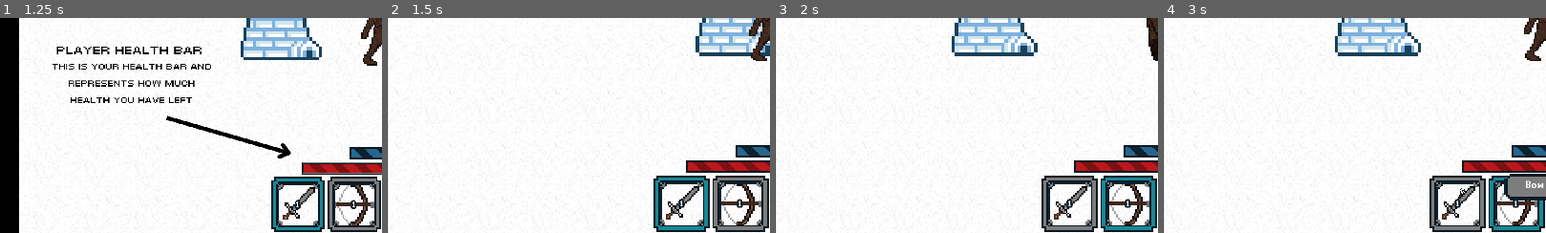
Above: before the commit, frames 1-4 (left to right).
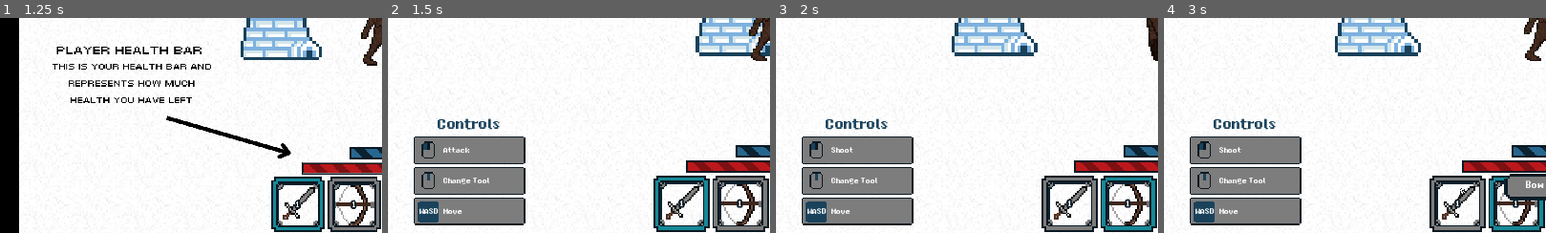
Above: after the commit, the same moments.

Repository: jharroff/CS3-CapstoneProject
Game: Godot game, scene res://startscreen/start_screen.tscn
The game is run twice, just before and just after one commit, with the same random seed, the same clock (stepped at 60 frames per second) and the same inputs.
Inputs (mouse positions are % of the whole screen's width and height, from its top left):
- Up to frame 1 (1.25 s): click "Start Game" at 0.5 s
- Up to frame 2 (1.5 s): tap Enter at 1.25 s; move the mouse to (72, 45) at 1.27 s; hold D (move_right) from 1.28 s (still down); click (72, 45) at 1.35 s
- Up to frame 3 (2 s): keep holding D (move_right); tap Mouse wheel down (scrollDown) at 1.55 s
- Up to frame 4 (3 s): release D (move_right) at 2 s; click "1" at 2 s; click "1" at 2.75 s
The pictures show only the part of the screen within x 0-50%, y 47-97%; the shares and areas given below are measured in that part.

Frame 1 is identical in both runs. In frame 2, 12% of the frame differs, in the area x 6-36%, y 46-97%; in frame 3, 12%; in frame 4, 12%.

Commit message:
Control visuals (#116)
* Fixed cursor selections, started on control frame

* Second iteration of control visuals

* Fix merge issues

---------

Co-authored-by: GingerEdition <185860158+GingerEdition22@users.noreply.github.com>

Diff:
--- /dev/null
+++ b/ControlVisuals/WASD.gd
@@ -0,0 +1,6 @@
+extends TextureRect
+
+
+# Called when the node enters the scene tree for the first time.
+func _ready() -> void:
+	$Label.text = "Move"
--- /dev/null
+++ b/ControlVisuals/control_visual_btn.tscn
@@ -0,0 +1,24 @@
+[gd_scene load_steps=3 format=3 uid="uid://dql18t1pgs7lo"]
+
+[ext_resource type="Texture2D" uid="uid://qo0n2dt6d50i" path="res://ControlVisuals/LeftClick.png" id="1_07rg2"]
+[ext_resource type="FontFile" uid="uid://c32arsggg4kna" path="res://startscreen/Nihonium113.ttf" id="4_8au82"]
+
+[node name="ControlVisualBtn" type="TextureRect"]
+offset_right = 84.0
+offset_bottom = 21.0
+scale = Vector2(2, 2)
+size_flags_horizontal = 4
+texture = ExtResource("1_07rg2")
+
+[node name="Label" type="Label" parent="."]
+texture_filter = 1
+layout_mode = 1
+anchors_preset = -1
+anchor_left = 0.264
+anchor_right = 1.0
+anchor_bottom = 1.0
+grow_horizontal = 2
+grow_vertical = 2
+theme_override_fonts/font = ExtResource("4_8au82")
+theme_override_font_sizes/font_size = 16
+vertical_alignment = 1
--- /dev/null
+++ b/ControlVisuals/leftClickControl.gd
@@ -0,0 +1,16 @@
+extends TextureRect
+
+var _tool = ""
+
+func _ready():
+	input.UI_Mouse.connect(_showUIMessage)
+	setTool(global.player.getMode())
+func setTool(_tool:String):
+	if len(_tool)>1:
+		_tool = utils.toolsJSON[_tool]["verb"]
+		$Label.text = _tool
+func _showUIMessage(_value:bool):
+	if _value:
+		$Label.text = "Click"
+	else:
+		$Label.text = _tool
--- /dev/null
+++ b/ControlVisuals/scroll.gd
@@ -0,0 +1,6 @@
+extends TextureRect
+
+
+# Called when the node enters the scene tree for the first time.
+func _ready() -> void:
+	$Label.text = "Change Tool"
--- a/Player/Player.gd
+++ b/Player/Player.gd
@@ -6,6 +6,7 @@
 signal mainInteract
 signal buildMenu
 signal damage
+signal toolChanged(_tool)
 @onready var _healthChangeScene = preload("res://inventory/health_change.tscn") # The health change animation scene
 @onready var _attackScene = preload("res://gameplayReferences/combat/attack.tscn")
 @onready var _hotbarScene = preload("res://Hotbar/hotbar.tscn")
@@ -52,6 +53,7 @@
 	_hotbar.set_active_tool(_toolList[_modeInt]) # Sets the selected hotbar item
 	mainInteract.connect(global.world.UIParent.get_node("CenterHUD/ToolCooldown").start)
 	damage.connect(global.world.UIParent.get_node("DamageWarning").play) # Connects the signal to the damage warning animation
+	toolChanged.connect(global.world.UIParent.get_node("ControlVisuals/LeftClick").setTool)
 	input.leftClick.connect(func(): mainInteract.emit())
 	input.scrollUp.connect(func(): cycleMode(-1))
 	input.scrollDown.connect(func(): cycleMode(1))
@@ -155,6 +157,7 @@
 	var _endingMode = _mode # The outgoing mode
 	_modeInt = (_modeInt+direction)%len(_toolList)
 	_mode = _toolList[_modeInt]
+	toolChanged.emit(_mode)
 	_hotbar.set_active_tool(_toolList[_modeInt]) # Sets the selected hotbar item
 	_checkSignalTool(_endingMode,"scrollEnd") # Checks the current tool for the scrollEnd signal trigger
 	_checkSignalTool(_mode,"scrollStart") # Checks the current tool for the scrollStart signal trigger
@@ -162,6 +165,7 @@
 	var _endingMode = _mode # The outgoing mode
 	_modeInt = _getToolInt(_newMode)
 	_mode = _toolList[_modeInt]
+	toolChanged.emit(_mode)
 	_hotbar.set_active_tool(_toolList[_modeInt])
 	_checkSignalTool(_endingMode,"scrollEnd")
 	_checkSignalTool(_mode,"scrollStart")
--- a/Viewport/uiParent.tscn
+++ b/Viewport/uiParent.tscn
@@ -1,18 +1,24 @@
-[gd_scene load_steps=14 format=3 uid="uid://djwwygdbkecpf"]
+[gd_scene load_steps=20 format=3 uid="uid://djwwygdbkecpf"]
 
 [ext_resource type="Script" path="res://Viewport/ui_parent.gd" id="1_vomrg"]
 [ext_resource type="PackedScene" uid="uid://dfrt33c1gjcjo" path="res://inventory/buildMenu/buildMenu.tscn" id="2_nsqpp"]
 [ext_resource type="PackedScene" uid="uid://4an7svyd3c01" path="res://inventory/craftingMenu/craftingMenu.tscn" id="3_3xali"]
 [ext_resource type="Script" path="res://Viewport/items_changed.gd" id="4_vji0o"]
-[ext_resource type="PackedScene" uid="uid://b1rgl0x6u324p" path="res://ProgressBars/status_bars.tscn" id="5_e6lsy"]
-[ext_resource type="PackedScene" uid="uid://bewwxsy2784v5" path="res://waveSystem/wave_progress.tscn" id="6_gyyec"]
-[ext_resource type="PackedScene" uid="uid://c72cw44vj0oy4" path="res://player_death.tscn" id="7_ix22k"]
+[ext_resource type="PackedScene" path="res://ProgressBars/status_bars.tscn" id="5_e6lsy"]
+[ext_resource type="PackedScene" uid="uid://c1aj2wm7lc6p4" path="res://waveSystem/wave_progress.tscn" id="6_gyyec"]
+[ext_resource type="PackedScene" uid="uid://c1p6m83lo0rwx" path="res://player_death.tscn" id="7_ix22k"]
 [ext_resource type="PackedScene" path="res://damage_warning.tscn" id="8_fceoe"]
 [ext_resource type="Texture2D" uid="uid://cl44wos2rqmek" path="res://inventory/craftingMenu/SmallLabelButtonNormal.png" id="9_j6bof"]
 [ext_resource type="Texture2D" uid="uid://dv2vneirvx0hc" path="res://inventory/craftingMenu/SmallLabelButtonPressed.png" id="10_225i5"]
 [ext_resource type="Texture2D" uid="uid://do6mq6hhldwxt" path="res://inventory/craftingMenu/SmallLabelButtonHover.png" id="11_mr57o"]
 [ext_resource type="FontFile" uid="uid://c32arsggg4kna" path="res://startscreen/Nihonium113.ttf" id="12_u5n0g"]
-[ext_resource type="PackedScene" uid="uid://cmblccoofb4ow" path="res://gameplayReferences/tutorial_controller.tscn" id="13_la144"]
+[ext_resource type="PackedScene" uid="uid://dql18t1pgs7lo" path="res://ControlVisuals/control_visual_btn.tscn" id="13_dnmhj"]
+[ext_resource type="Script" path="res://ControlVisuals/leftClickControl.gd" id="14_wcjky"]
+[ext_resource type="Texture2D" uid="uid://ndsnaouou3nb" path="res://ControlVisuals/WASD.png" id="15_a614q"]
+[ext_resource type="Script" path="res://ControlVisuals/WASD.gd" id="15_eqaj8"]
+[ext_resource type="Texture2D" uid="uid://dv4x04ofgpd74" path="res://ControlVisuals/Scroll.png" id="15_r2a83"]
+[ext_resource type="Script" path="res://ControlVisuals/scroll.gd" id="16_7pyaa"]
+[ext_resource type="PackedScene" path="res://gameplayReferences/tutorial_controller.tscn" id="19_p2qsc"]
 
 [node name="UIParent" type="CanvasLayer"]
 script = ExtResource("1_vomrg")
@@ -81,6 +87,53 @@
 horizontal_alignment = 1
 vertical_alignment = 1
 
-[node name="tutorialController" parent="." instance=ExtResource("13_la144")]
+[node name="ControlVisuals" type="VBoxContainer" parent="."]
+anchors_preset = -1
+anchor_left = 0.034
+anchor_top = 0.955
+anchor_right = 0.034
+anchor_bottom = 0.955
+offset_left = -0.168003
+offset_top = -27.84
+offset_right = 83.832
+offset_bottom = 0.160034
+grow_vertical = 0
+
+[node name="Title" type="Label" parent="ControlVisuals"]
+layout_mode = 2
+theme_override_colors/font_color = Color(0.101961, 0.258824, 0.356863, 1)
+theme_override_fonts/font = ExtResource("12_u5n0g")
+theme_override_font_sizes/font_size = 31
+text = "Controls"
+horizontal_alignment = 1
+
+[node name="LeftClick" parent="ControlVisuals" instance=ExtResource("13_dnmhj")]
+layout_mode = 2
+script = ExtResource("14_wcjky")
+
+[node name="Scroll" parent="ControlVisuals" instance=ExtResource("13_dnmhj")]
+layout_mode = 2
+texture = ExtResource("15_r2a83")
+script = ExtResource("16_7pyaa")
+
+[node name="WASD" parent="ControlVisuals" instance=ExtResource("13_dnmhj")]
+layout_mode = 2
+texture = ExtResource("15_a614q")
+script = ExtResource("15_eqaj8")
+
+[node name="Label2" type="Label" parent="ControlVisuals/WASD"]
+layout_mode = 1
+anchors_preset = -1
+anchor_left = 0.045
+anchor_right = 1.0
+anchor_bottom = 1.0
+grow_horizontal = 2
+grow_vertical = 2
+theme_override_fonts/font = ExtResource("12_u5n0g")
+text = "WASD
+"
+vertical_alignment = 1
+
+[node name="tutorialController" parent="." instance=ExtResource("19_p2qsc")]
 
 [connection signal="pressed" from="skipWaveBttn" to="." method="_on_skip_wave_bttn_button_down"]
--- a/gameplayReferences/enemyTypes.json
+++ b/gameplayReferences/enemyTypes.json
@@ -1,117 +1,124 @@
 {
-	"beaver":{
-		"name":"Beaver",
-		"targetMode":"hybrid",
-		"health":25,
-		"speed":500,
-		"drops":
-			[
-				{
-					"resource":"chipsWood",
-					"minAmount":1,
-					"maxAmount":5,
-					"chance":1
-				}
-			],
-		"attack":{
-			"meleeAttacks":{"basic_beaver":1},
-			"meleeSight":250,
-			"rangedSight":1000
+	"beaver": {
+		"name": "Beaver",
+		"targetMode": "hybrid",
+		"health": 25,
+		"speed": 500,
+		"drops": [
+			{
+				"resource": "chipsWood",
+				"minAmount": 1,
+				"maxAmount": 5,
+				"chance": 1
+			}
+		],
+		"attack": {
+			"meleeAttacks": {
+				"basic_beaver": 1
+			},
+			"meleeSight": 250,
+			"rangedSight": 1000
 		}
 	},
-
-	"polarbear":{
-		"name":"Polar Bear",
-		"targetMode":"baseFocused",
-		"health":30,
-		"speed":60,
-		"drops":[
-				{
-					"resource":"chipsWood",
-					"minAmount":1,
-					"maxAmount":5,
-					"chance":0.7
-				},
-				{
-					"resource":"snowball",
-					"minAmount":2,
-					"maxAmount":7,
-					"chance":1
-				}
-			],
-		"attack":{
-			"meleeAttacks":{"claw":3,"claw_advanced":1}
+	"polarbear": {
+		"name": "Polar Bear",
+		"targetMode": "baseFocused",
+		"health": 30,
+		"speed": 60,
+		"drops": [
+			{
+				"resource": "chipsWood",
+				"minAmount": 1,
+				"maxAmount": 5,
+				"chance": 0.7
+			},
+			{
+				"resource": "snowball",
+				"minAmount": 2,
+				"maxAmount": 7,
+				"chance": 1
+			}
+		],
+		"attack": {
+			"meleeAttacks": {
+				"claw": 3,
+				"claw_advanced": 1
+			}
 		}
 	},
-
 	"wolf": {
-		"name":"Wolf",
-		"targetMode":"hybrid",
-		"health":15,
-		"speed":70,
-		"drops":[
-				{
-					"resource":"chipsWood",
-					"minAmount":1,
-					"maxAmount":5,
-					"chance":1
-				},
-				{
-					"resource":"snowball",
-					"minAmount":1,
-					"maxAmount":5,
-					"chance":0.3
-				}
-			],
-		"attack":{
-			"meleeAttacks":{"bite":1}
+		"name": "Wolf",
+		"targetMode": "hybrid",
+		"health": 15,
+		"speed": 70,
+		"drops": [
+			{
+				"resource": "chipsWood",
+				"minAmount": 1,
+				"maxAmount": 5,
+				"chance": 1
+			},
+			{
+				"resource": "snowball",
+				"minAmount": 1,
+				"maxAmount": 5,
+				"chance": 0.3
+			}
+		],
+		"attack": {
+			"meleeAttacks": {
+				"bite": 1
+			}
 		}
 	},
-
 	"penguin": {
-		"name":"Bionic Eye Penguin",
-		"targetMode":"playerFocused",
-		"health":8,
-		"speed":150,
-		"drops":[
-				{
-					"resource":"chipsWood",
-					"minAmount":1,
-					"maxAmount":5,
-					"chance":0.7
-				},
-				{
-					"resource":"snowball",
-					"minAmount":1,
-					"maxAmount":3,
-					"chance":1
-				}
-			],
-		"attack":{
-			"rangedAttacks":{"laser_eye":1}
+		"name": "Bionic Eye Penguin",
+		"targetMode": "playerFocused",
+		"health": 8,
+		"speed": 150,
+		"drops": [
+			{
+				"resource": "chipsWood",
+				"minAmount": 1,
+				"maxAmount": 5,
+				"chance": 0.7
+			},
+			{
+				"resource": "snowball",
+				"minAmount": 1,
+				"maxAmount": 3,
+				"chance": 1
+			}
+		],
+		"attack": {
+			"rangedAttacks": {
+				"laser_eye": 1
+			}
 		}
 	},
 	"penguinmastermind": {
-		"name":"Supervillain Penguin",
-		"targetMode":"playerFocused",
-		"health":18,
-		"speed":150,
-		"drops":[
-				{
-					"resource":"chipsWood",
-					"minAmount":1,
-					"maxAmount":5,
-					"chance":0.7
-				},
-				{
-					"resource":"snowball",
-					"minAmount":3,
-					"maxAmount":10,
-					"chance":1
-				}
-			],
-		"attack":{
-			"rangedAttacks":{"laser_eye":1}
+		"name": "Supervillain Penguin",
+		"targetMode": "playerFocused",
+		"health": 18,
+		"speed": 150,
+		"drops": [
+			{
+				"resource": "chipsWood",
+				"minAmount": 1,
+				"maxAmount": 5,
+				"chance": 0.7
+			},
+			{
+				"resource": "snowball",
+				"minAmount": 3,
+				"maxAmount": 10,
+				"chance": 1
+			}
+		],
+		"attack": {
+			"rangedAttacks": {
+				"laser_eye": 1
+			}
 		}
 	}
 }
--- a/gameplayReferences/spawningWaves.json
+++ b/gameplayReferences/spawningWaves.json
@@ -1,93 +1,112 @@
 [
 	{
-		"name":"Enemies Aproaching",
-		"type":"orderedList",
-		"enemyData":[],
-		"duration":60,
-		"amount":0
+		"name": "Enemies Aproaching",
+		"type": "orderedList",
+		"enemyData": [],
+		"duration": 60,
+		"amount": 0
 	},
 	{
-		"name":"Barging Beavers",
-		"type":"orderedList",
-		"enemyData":["beaver", "beaver"],
-		"duration":25,
-		"amount":2
+		"name": "Barging Beavers",
+		"type": "orderedList",
+		"enemyData": [
+			"beaver",
+			"beaver"
+		],
+		"duration": 25,
+		"amount": 2
 	},
 	{
-		"name":"Enemies Aproaching",
-		"type":"orderedList",
-		"enemyData":[],
-		"duration":45,
-		"amount":0
+		"name": "Enemies Aproaching",
+		"type": "orderedList",
+		"enemyData": [],
+		"duration": 45,
+		"amount": 0
 	},
 	{
-		"name":"Wild Wolves",
-		"type":"orderedList",
-		"enemyData":["wolf", "wolf"],
-		"duration":25,
-		"amount":2
+		"name": "Wild Wolves",
+		"type": "orderedList",
+		"enemyData": [
+			"wolf",
+			"wolf"
+		],
+		"duration": 25,
+		"amount": 2
 	},
 	{
-		"name":"Enemies Aproaching",
-		"type":"orderedList",
-		"enemyData":[],
-		"duration":45,
-		"amount":0
+		"name": "Enemies Aproaching",
+		"type": "orderedList",
+		"enemyData": [],
+		"duration": 45,
+		"amount": 0
 	},
 	{
-		"name":"Frozen Tundra",
-		"type":"randomWeighted",
-		"enemyData":{"penguin":6,"polarbear":1,"wolf":4},
-		"duration":70,
-		"amount":10
-	},
-		{
-		"name":"Enemies Aproaching",
-		"type":"orderedList",
-		"enemyData":[],
-		"duration":45,
-		"amount":0
-	},
-		{
-		"name":"Frozen Tundra 2",
-		"type":"randomWeighted",
-		"enemyData":{"penguin":6,"polarbear":1,"wolf":4},
-		"duration":70,
-		"amount":20
+		"name": "Frozen Tundra",
+		"type": "randomWeighted",
+		"enemyData": {
+			"penguin": 6,
+			"polarbear": 1,
+			"wolf": 4
+		},
+		"duration": 70,
+		"amount": 10
 	},
 	{
-		"name":"Enemies Aproaching",
-		"type":"orderedList",
-		"enemyData":[],
-		"duration":10,
-		"amount":0
+		"name": "Enemies Aproaching",
+		"type": "orderedList",
+		"enemyData": [],
+		"duration": 45,
+		"amount": 0
 	},
-			{
-		"name":"Beavers Beavers Beavers!",
-		"type":"randomWeighted",
-		"enemyData":{"beaver":1},
-		"duration":3,
-		"amount":5
+	{
+		"name": "Frozen Tundra 2",
+		"type": "randomWeighted",
+		"enemyData": {
+			"penguin": 6,
+			"polarbear": 1,
+			"wolf": 4
+		},
+		"duration": 70,
+		"amount": 20
 	},
-		{
-		"name":"Enemies Aproaching",
-		"type":"orderedList",
-		"enemyData":[],
-		"duration":60,
-		"amount":0
+	{
+		"name": "Enemies Aproaching",
+		"type": "orderedList",
+		"enemyData": [],
+		"duration": 10,
+		"amount": 0
 	},
-				{
-		"name":"Polar bears and penguins?",
-		"type":"randomWeighted",
-		"enemyData":{"polarbear":1,"penguinmastermind":3},
-		"duration":45,
-		"amount":15
+	{
+		"name": "Beavers Beavers Beavers!",
+		"type": "randomWeighted",
+		"enemyData": {
+			"beaver": 1
+		},
+		"duration": 3,
+		"amount": 5
 	},
-			{
-		"name":"Enemies Aproaching",
-		"type":"orderedList",
-		"enemyData":[],
-		"duration":60,
-		"amount":0
+	{
+		"name": "Enemies Aproaching",
+		"type": "orderedList",
+		"enemyData": [],
+		"duration": 60,
+		"amount": 0
+	},
+	{
+		"name": "Polar bears and penguins?",
+		"type": "randomWeighted",
+		"enemyData": {
+			"polarbear": 1,
+			"penguinmastermind": 3
+		},
+		"duration": 45,
+		"amount": 15
+	},
+	{
+		"name": "Enemies Aproaching",
+		"type": "orderedList",
+		"enemyData": [],
+		"duration": 60,
+		"amount": 0
 	}
 ]
--- a/gameplayReferences/tools.json
+++ b/gameplayReferences/tools.json
@@ -2,31 +2,36 @@
 	"stonePickaxe": {
 		"name": "Pickaxe",
 		"type": "tool",
-		"mouse":"tileMap"
+		"mouse": "tileMap",
+		"verb": "Dig"
 	},
 	"stoneAxe": {
 		"name": "Axe",
 		"type": "tool",
-		"mouse":"tileMap",
-		"timeout":0.25
+		"mouse": "tileMap",
+		"timeout": 0.25,
+		"verb": "Collect"
 	},
 	"stoneSword": {
 		"name": "Sword",
 		"type": "weapon",
-		"attack":"sword",
-		"timeout":0.5
+		"attack": "sword",
+		"timeout": 0.5,
+		"verb": "Attack"
 	},
-	"bow":{
+	"bow": {
 		"name": "Bow",
 		"type": "weapon",
-		"attack":"arrow",
-		"timeout":0.5
+		"attack": "arrow",
+		"timeout": 0.5,
+		"verb": "Shoot"
 	},
-	"hammer":{
-		"name":"Build Hammer",
-		"type":"signal",
-		"signal":"buildMenu",
-		"trigger":"scrollEnd,scrollStart",
-		"timeout":0.1
+	"hammer": {
+		"name": "Build Hammer",
+		"type": "signal",
+		"signal": "buildMenu",
+		"trigger": "scrollEnd,scrollStart",
+		"timeout": 0.1,
+		"verb": "Build"
 	}
 }
--- a/globals/input.gd
+++ b/globals/input.gd
@@ -9,8 +9,9 @@
 signal rightClick
 signal interact
 signal mouseModeChange(mode)
+signal UI_Mouse(_location)
 @onready var tilemapMouseScene = preload("res://gameplayReferences/tileMapCursor.tscn")
-
+var _regularMouseMode = "normal"
 func _ready() -> void:
 	process_mode = Node.PROCESS_MODE_ALWAYS
 var scrollMode = "normal"
@@ -27,12 +28,24 @@
 
 func setMouseMode(mode):
 	if mode == "tileMap":
-		Input.set_mouse_mode(Input.MOUSE_MODE_HIDDEN)
-		global.world.add_child(tilemapMouseScene.instantiate())
-		mouseModeChange.emit(mode)
+		_createTilemapMouse()
+		_regularMouseMode = "tileMap"
 	else:
-		Input.set_mouse_mode(Input.MOUSE_MODE_VISIBLE)
-		mouseModeChange.emit(mode)
+		_createNormalMouse()
+		_regularMouseMode = "normal"
+func _createTilemapMouse():
+	Input.set_mouse_mode(Input.MOUSE_MODE_HIDDEN)
+	global.world.add_child(tilemapMouseScene.instantiate())
+	mouseModeChange.emit("tileMap")
+func _createNormalMouse():
+	Input.set_mouse_mode(Input.MOUSE_MODE_VISIBLE)
+	mouseModeChange.emit("normal")
+func toggleUIState(_value:bool):
+	UI_Mouse.emit(_value)
+	if _value:
+		_createNormalMouse()
+	else:
+		setMouseMode(_regularMouseMode)
 
 func pauseMode(mode:bool):
 	print(mode)
--- a/inventory/craftingMenu/itemSlotDisplay.gd
+++ b/inventory/craftingMenu/itemSlotDisplay.gd
@@ -48,6 +48,7 @@
 	_changeTexture(_currentState)
 
 func _on_mouse_entered() -> void:
+	input.toggleUIState(true)
 	_hoverTextInstance = hoverTextScene.instantiate()
 	_hoverTextInstance.text = _resourceData["name"] + " ("+str(global.player.inventory.getAmount(_resource))+")"
 	_UIParent.add_child(_hoverTextInstance)
@@ -58,6 +59,7 @@
 	_changeTexture(state.HOVER,false)
 
 func _on_mouse_exited() -> void:
+	input.toggleUIState(false)
 	_hoverTextInstance.queue_free()
 	_revertState()
 func set_clickable(_clickMode:bool = true, _function=null) -> void:  # Removes the ability to select the item, also has the ability to add a clickable function bind
@@ -71,7 +73,8 @@
 func _on_pressed() -> void:
 	set_active()
 	AudioController.play_menu()
-	function.call()
+	if function:
+		function.call()
 
 func set_active() -> void: # Sets this button as the selected item slot
 	_changeTexture(state.ACTIVE)
Binary file added: ControlVisuals/LeftClick.png
Not shown, added: ControlVisuals/LeftClick.png.import
Binary file added: ControlVisuals/Scroll.png
Not shown, added: ControlVisuals/Scroll.png.import
Binary file added: ControlVisuals/WASD.png
Not shown, added: ControlVisuals/WASD.png.import
